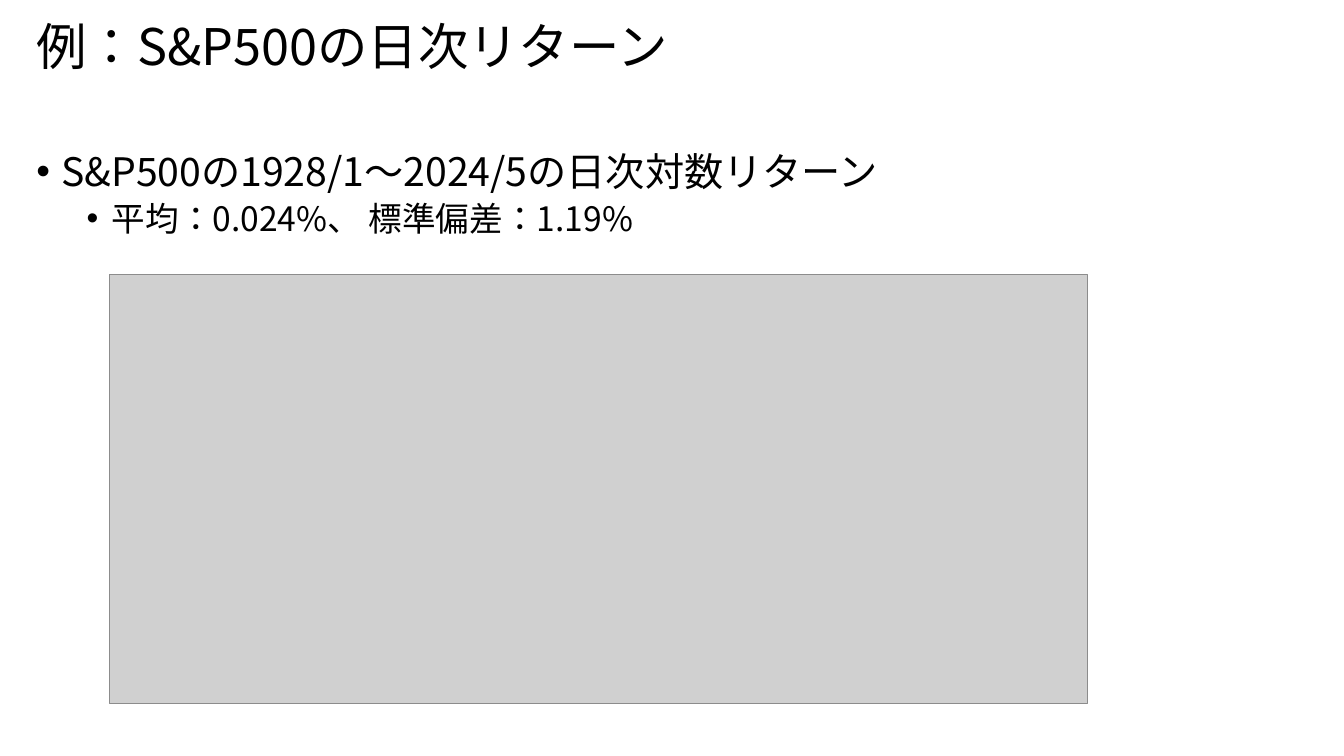
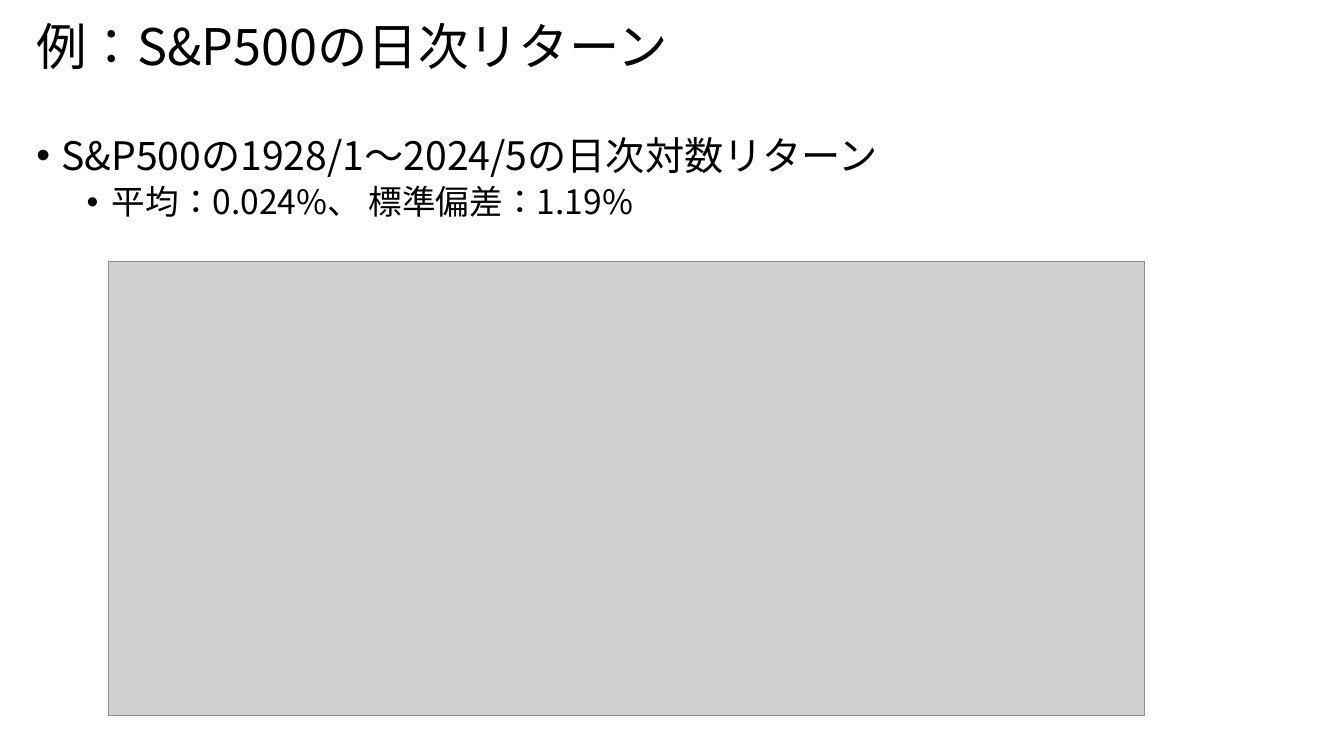
Before and after one commit to nakayasu720/report, a slide deck: slide 5 of 時系列データの生成.pptx (slide 4 before the commit). Drawn at 1344x756 pixels with LibreOffice and Linux fonts; fonts in the diff are those of the drawing; grey boxes stand for pictures. Boxes give left, top, right and bottom in pixels: in the first picture for what was removed or moved away, otherwise in the second. Text is boxed around its words. In the diff, an @@ line names an element or a change of style, - is before the commit and + after.

```diff
--- a/時系列データの生成.pptx
+++ b/時系列データの生成.pptx
@@ text "S&P500の1928/1～2024/5の日次対数リターン": place and size @@
-text "S&P500の1928/1～2024/5の日次対数リターン" at bbox=[62, 153, 878, 234]
+text "S&P500の1928/1～2024/5の日次対数リターン" at bbox=[62, 137, 878, 217]
@@ picture: place and size @@
-picture at bbox=[110, 275, 1088, 705]
+picture at bbox=[109, 261, 1145, 716]
```
Also in this commit, not shown: 17 other slides changed, 5 slides added, 3 slides removed.
